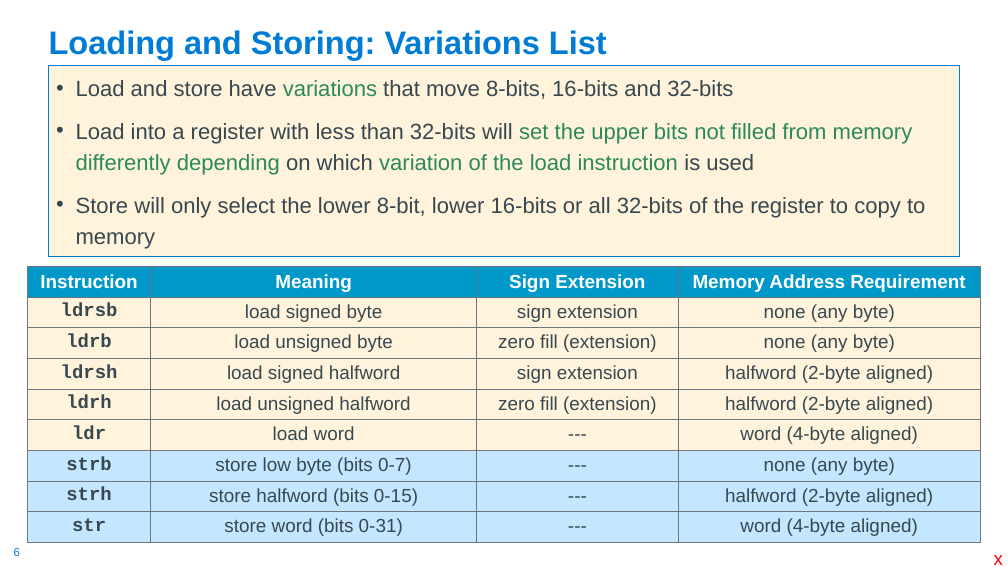
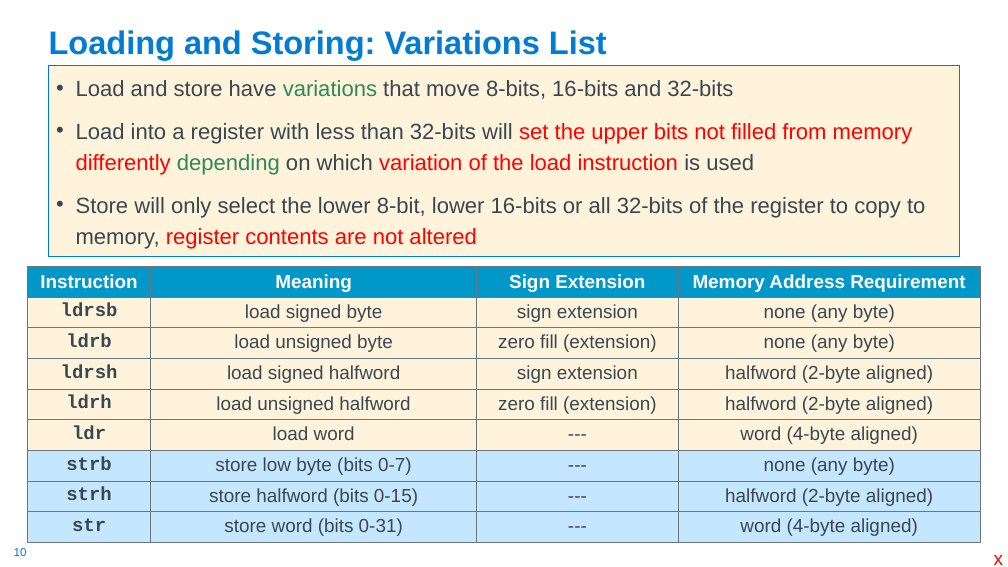
Before and after one commit to cse30-fa22/Muller_CSE30_Lecture_Slides, a slide deck: slide 10 of 08_Assm_Part3.pptx (slide 6 before the commit). Drawn at 1008x567 pixels with LibreOffice and Linux fonts; fonts in the diff are those of the drawing. Boxes give left, top, right and bottom in pixels: in the first picture for what was removed or moved away, otherwise in the second. Text is boxed around its words. In the diff, an @@ line names an element or a change of style, - is before the commit and + after.

```diff
--- a/08_Assm_Part3.pptx
+++ b/08_Assm_Part3.pptx
@@ text at (x1=76, y1=123, x2=913, y2=175): text colour #2C895B to #FF0000 in "set the upper bits not filled from ..." @@
@@ text at (x1=76, y1=197, x2=925, y2=249): text changed @@
-• Store will only select the lower 8-bit, lower 16-bits or all 32-bits of the register to copy to memory
+• Store will only select the lower 8-bit, lower 16-bits or all 32-bits of the register to copy to memory, register contents are not altered
@@ page number at (x1=14, y1=548, x2=27, y2=556): text changed @@
-6
+10
```
Also in this commit, not shown: 12 other slides changed, 15 slides added, 1 slide removed, 1 other file.
